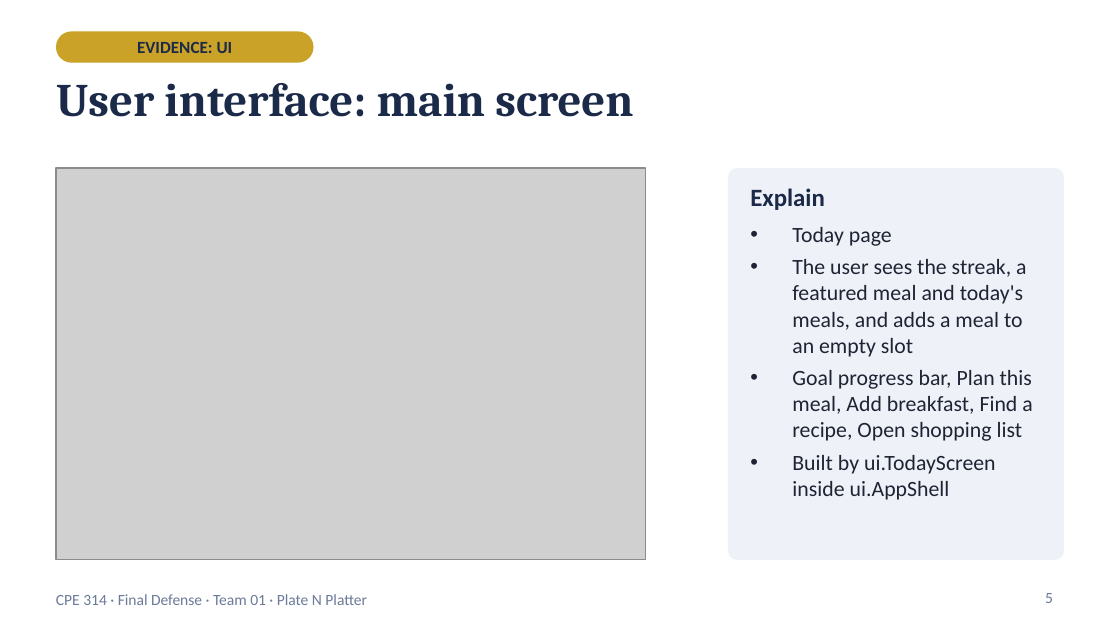
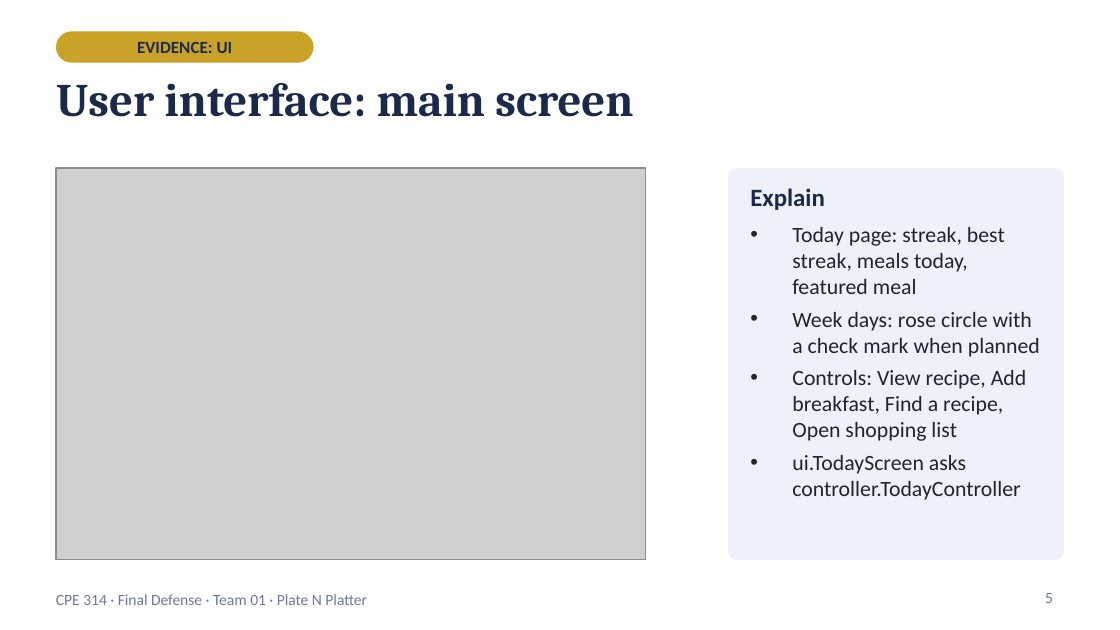
Before and after one commit to Kimonooo/cpe314-69167-capstoneteam-Meal_plannerGroup1, a slide deck: slide 5 of docs/PlateNPlatter_Final_Defense.pptx. Drawn at 1120x630 pixels with LibreOffice and Linux fonts; fonts in the diff are those of the drawing; grey boxes stand for pictures. Boxes give left, top, right and bottom in pixels: in the first picture for what was removed or moved away, otherwise in the second. Text is boxed around its words. In the diff, an @@ line names an element or a change of style, - is before the commit and + after.

Commit message:
docs: run instructions, package map, requirement map and known issues for the final version; updated defense deck; remove the instructor checklists from docs

```diff
--- a/docs/PlateNPlatter_Final_Defense.pptx
+++ b/docs/PlateNPlatter_Final_Defense.pptx
@@ text at [792,227,1040,500]: text changed @@
-• Today page
-• The user sees the streak, a featured meal and today's meals, and adds a meal to an empty slot
-• Goal progress bar, Plan this meal, Add breakfast, Find a recipe, Open shopping list
-• Built by ui.TodayScreen inside ui.AppShell
+• Today page: streak, best streak, meals today, featured meal
+• Week days: rose circle with a check mark when planned
+• Controls: View recipe, Add breakfast, Find a recipe, Open shopping list
+• ui.TodayScreen asks controller.TodayController
```
Also in this commit, not shown: 17 other slides changed, 3 slides removed, 4 other files.
